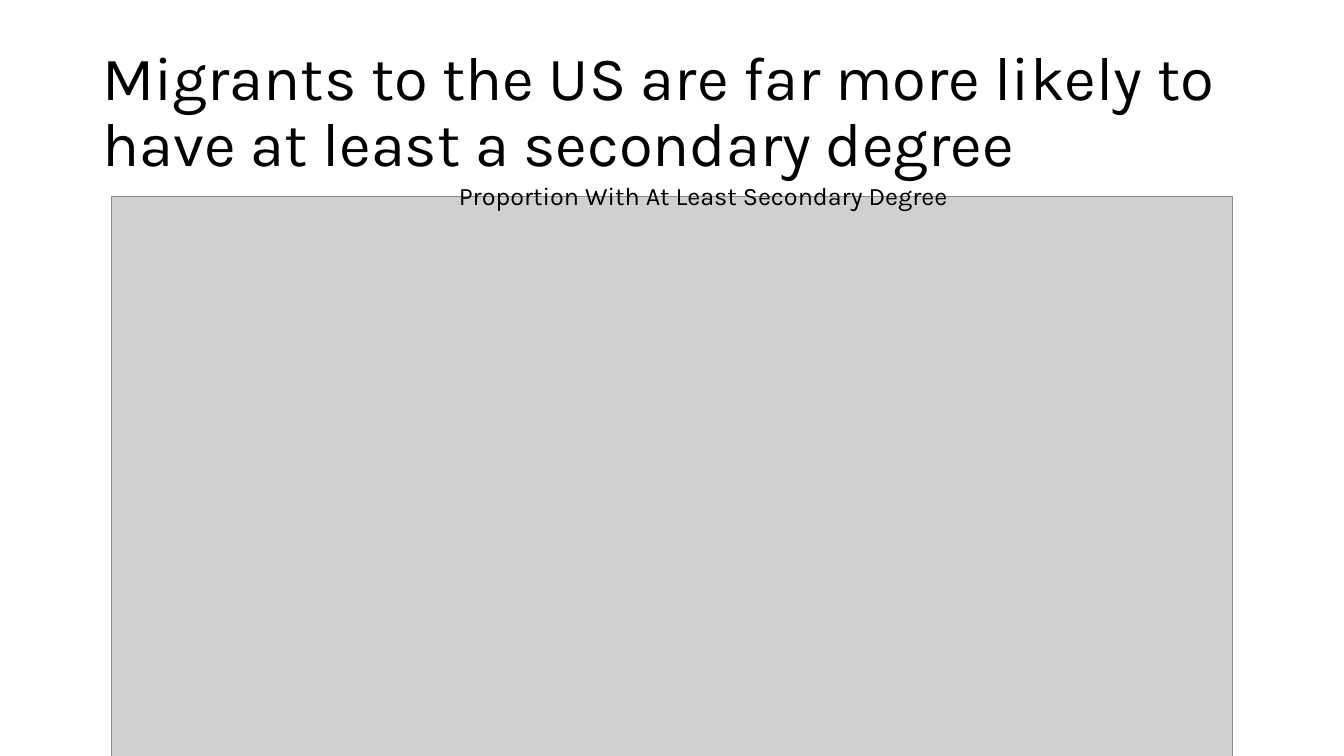
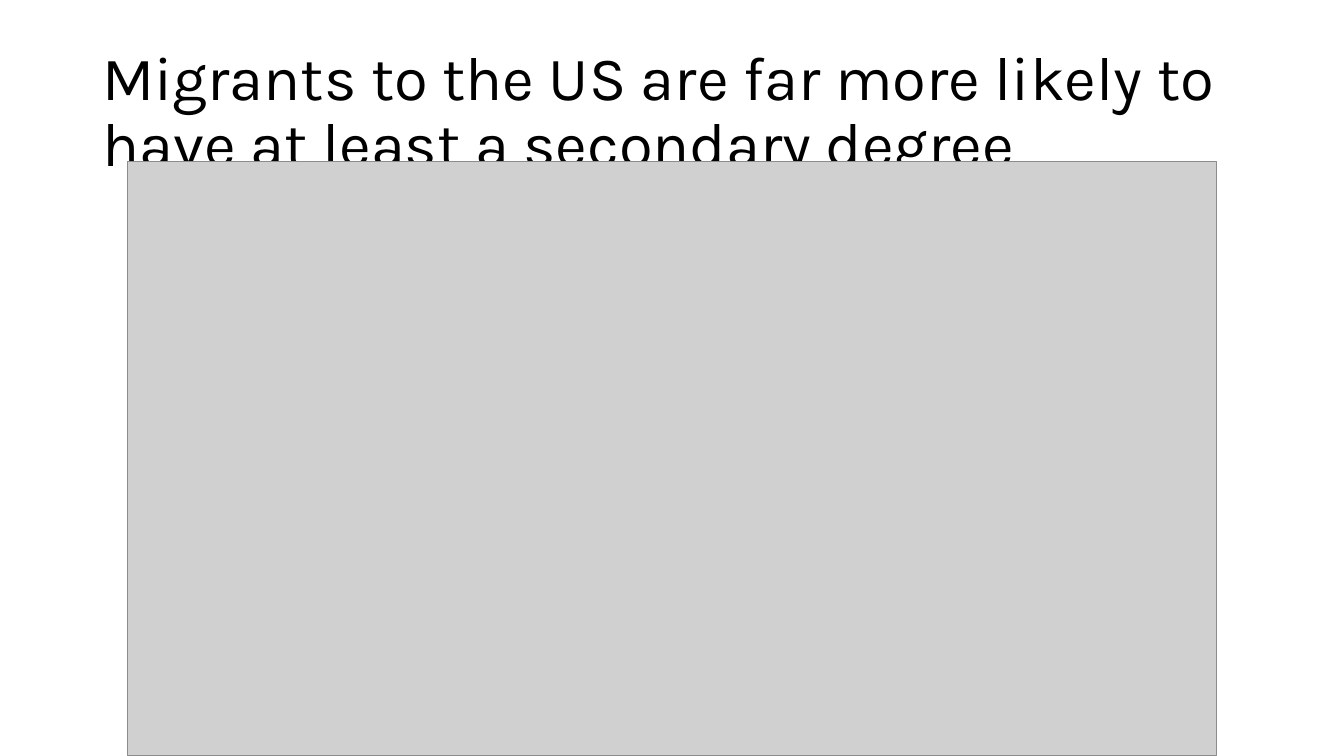
Before and after one commit to chrissoria/international_migration_ses, a slide deck: slide 12 of presentation/PAA_2025.pptx. Drawn at 1344x756 pixels with LibreOffice and Linux fonts; fonts in the diff are those of the drawing; grey boxes stand for pictures. Boxes give left, top, right and bottom in pixels: in the first picture for what was removed or moved away, otherwise in the second. Text is boxed around its words. In the diff, an @@ line names an element or a change of style, - is before the commit and + after.

```diff
--- a/presentation/PAA_2025.pptx
+++ b/presentation/PAA_2025.pptx
@@ picture: place and size @@
-picture at box(112, 197, 1232, 756)
+picture at box(127, 162, 1216, 756)
@@ text removed at box(459, 183, 948, 211) @@
-Proportion With At Least Secondary Degree
```
Also in this commit, not shown: 2 other slides changed, 43 other files.
